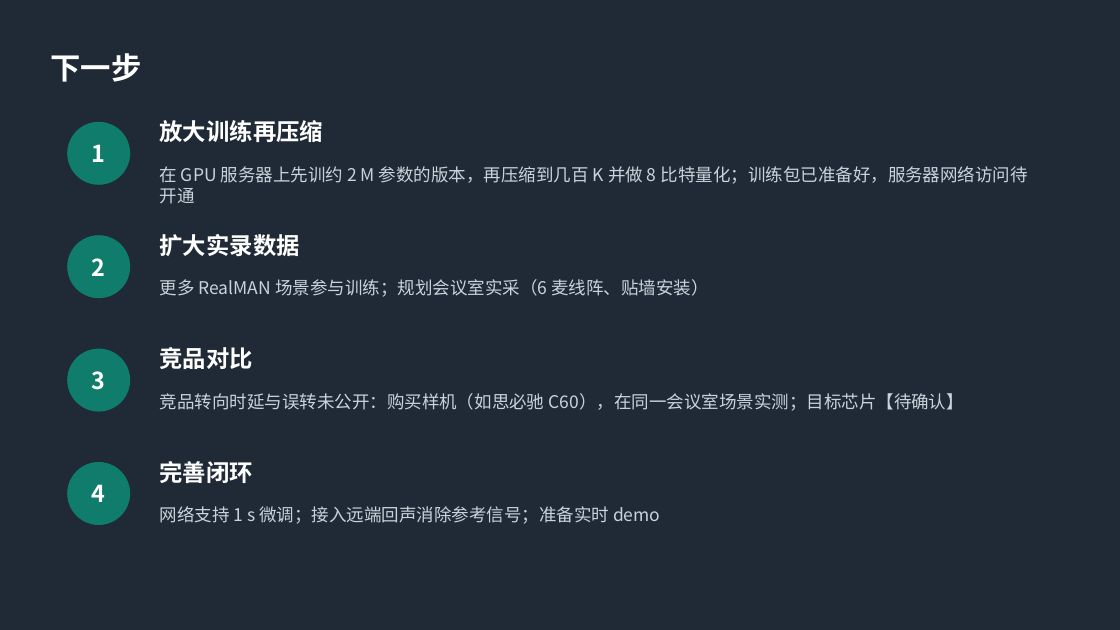
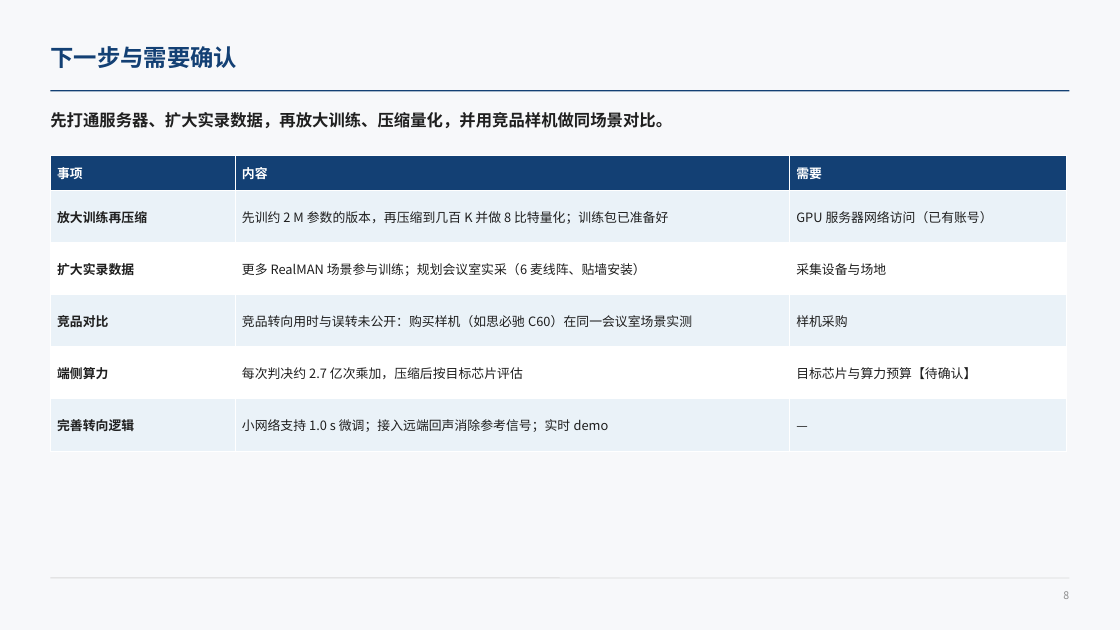
Before and after one commit to ZeroFoxxi/ssl-scene1, a slide deck: slide 8 of 01_场景一_摄像头声源定位/方案选型/场景一阶段汇报_会议室声源定位.pptx. Drawn at 1120x630 pixels with LibreOffice and Linux fonts; fonts in the diff are those of the drawing. Boxes give left, top, right and bottom in pixels: in the first picture for what was removed or moved away, otherwise in the second. Text is boxed around its words. In the diff, an @@ line names an element or a change of style, - is before the commit and + after.

```diff
--- a/01_场景一_摄像头声源定位/方案选型/场景一阶段汇报_会议室声源定位.pptx
+++ b/01_场景一_摄像头声源定位/方案选型/场景一阶段汇报_会议室声源定位.pptx
@@ background #1F2A36 to #F7F8FA @@
@@ text at (50,46,237,68): text changed; size 26 to 20 pt; text colour #FFFFFF to #134074 @@
-下一步
+下一步与需要确认
@@ line added from (50, 91) to (1070, 91), #134074 1 pt @@
@@ text added at (50,112,672,128), 14 pt, text #1F1F1F, bold @@
+先打通服务器、扩大实录数据，再放大训练、压缩量化，并用竞品样机做同场景对比。
@@ ellipse removed at (67,122,130,185) @@
@@ text removed at (92,144,106,162) @@
-1
@@ text removed at (160,120,324,142) @@
-放大训练再压缩
@@ table added at (50,155,1067,436), 6 rows, 3 columns @@
+事项 | 内容 | 需要
+放大训练再压缩 | 先训约 2 M 参数的版本，再压缩到几百 K 并做 8 比特量化；训练包已准备好 | GPU 服务器网络访问（已有账号）
+扩大实录数据 | 更多 RealMAN 场景参与训练；规划会议室实采（6 麦线阵、贴墙安装） | 采集设备与场地
+竞品对比 | 竞品转向用时与误转未公开：购买样机（如思必驰 C60）在同一会议室场景实测 | 样机采购
+端侧算力 | 每次判决约 2.7 亿次乘加，压缩后按目标芯片评估 | 目标芯片与算力预算【待确认】
+完善转向逻辑 | 小网络支持 1.0 s 微调；接入远端回声消除参考信号；实时 demo | —
@@ text removed at (160,166,1028,204) @@
-在 GPU 服务器上先训约 2 M 参数的版本，再压缩到几百 K 并做 8 比特量化；训练包已准备好，服务器网络访问待开通
@@ ellipse removed at (67,235,130,298) @@
@@ text removed at (160,234,300,256) @@
-扩大实录数据
@@ text removed at (92,258,106,276) @@
-2
@@ text removed at (160,279,708,297) @@
-更多 RealMAN 场景参与训练；规划会议室实采（6 麦线阵、贴墙安装）
@@ ellipse removed at (67,349,130,412) @@
@@ text removed at (160,347,253,369) @@
-竞品对比
@@ text removed at (92,371,106,390) @@
-3
@@ text removed at (160,393,964,411) @@
-竞品转向时延与误转未公开：购买样机（如思必驰 C60），在同一会议室场景实测；目标芯片【待确认】
@@ ellipse removed at (67,462,130,525) @@
@@ text removed at (160,461,253,483) @@
-完善闭环
@@ text removed at (92,484,106,502) @@
-4
@@ text removed at (160,506,660,524) @@
-网络支持 1 s 微调；接入远端回声消除参考信号；准备实时 demo
@@ line added from (50, 578) to (1070, 578), #D9D9D9 0.75 pt @@
@@ text added at (1063,591,1069,599), 9 pt, text #8C8C8C @@
+8
```
Also in this commit, not shown: 6 other slides changed, 2 slides added, 1 slide removed, 2 other files.
